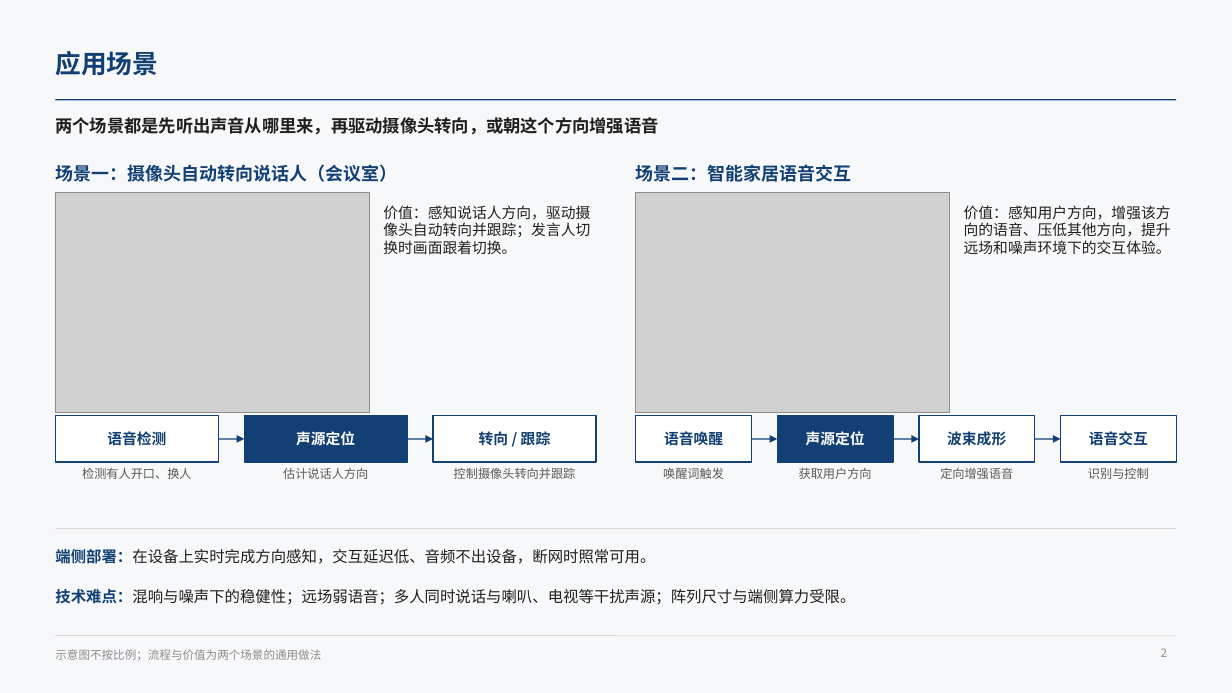
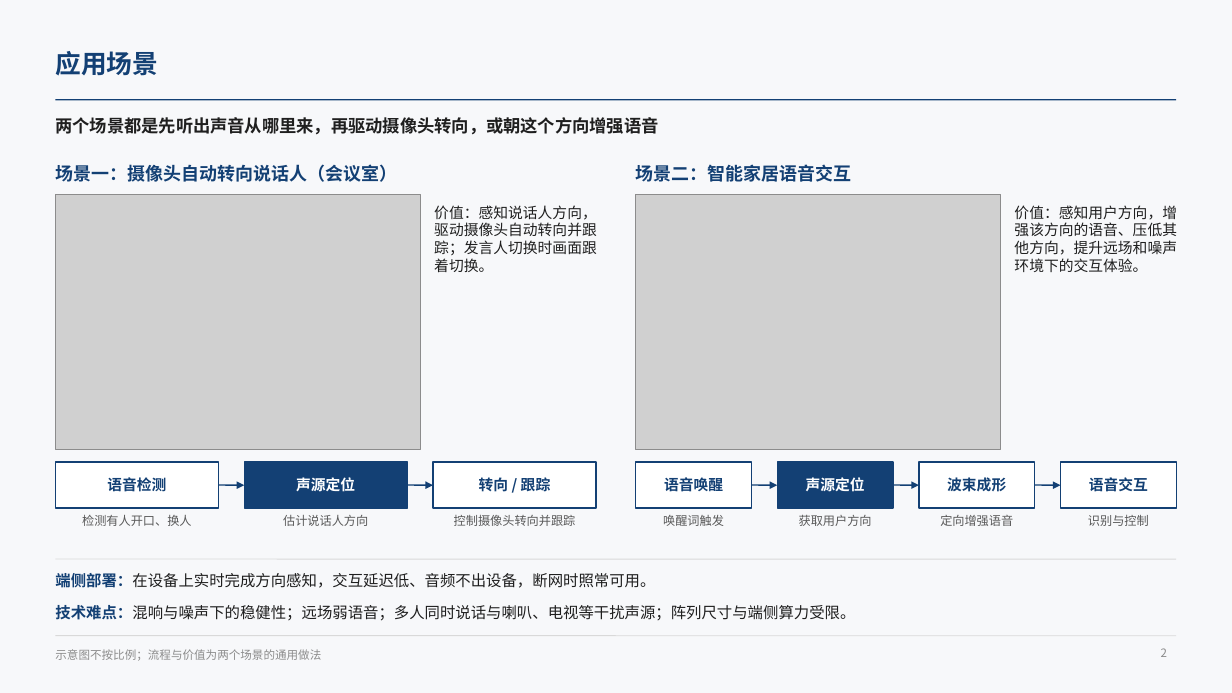
Before and after one commit to ZeroFoxxi/ssl-scene1, a slide deck: slide 2 of 01_场景一_摄像头声源定位/技术总结/声源定位与波束成形技术总结.pptx. Drawn at 1232x693 pixels with LibreOffice and Linux fonts; fonts in the diff are those of the drawing; grey boxes stand for pictures. Boxes give left, top, right and bottom in pixels: in the first picture for what was removed or moved away, otherwise in the second. Text is boxed around its words. In the diff, an @@ line names an element or a change of style, - is before the commit and + after.

```diff
--- a/01_场景一_摄像头声源定位/技术总结/声源定位与波束成形技术总结.pptx
+++ b/01_场景一_摄像头声源定位/技术总结/声源定位与波束成形技术总结.pptx
@@ picture: place and size @@
-picture at <box>55,192,370,412</box>
+picture at <box>55,194,421,450</box>
@@ text "价值：感知说话人方向，驱动摄像头自动转向并跟踪；发言人切换时画面跟着切换。" rewrapped from <box>383,205,590,255</box> to <box>434,205,597,273</box> @@
@@ picture: place and size @@
-picture at <box>636,192,950,412</box>
+picture at <box>636,194,1001,450</box>
@@ text "价值：感知用户方向，增强该方向的语音、压低其他方向，提升远场和噪声环境下的交互体验。" rewrapped from <box>964,205,1171,255</box> to <box>1014,205,1177,272</box> @@
@@ 14 texts, 7 rectangles, 5 arrows: place and size @@
-14 texts, 7 rectangles, 5 arrows at <box>55,416,1177,479</box>
+14 texts, 7 rectangles, 5 arrows at <box>55,462,1177,526</box>
@@ text "端侧部署：在设备上实时完成方向感知，交互延迟低、音频不出设备，断网时照常可用。": place and size @@
-text "端侧部署：在设备上实时完成方向感知，交互延迟低、音频不出设备，断网时照常可用。" at <box>55,549,655,564</box>
+text "端侧部署：在设备上实时完成方向感知，交互延迟低、音频不出设备，断网时照常可用。" at <box>55,573,655,588</box>
@@ line moved from (55, 529) - (1177, 529) to (55, 559) - (1177, 559) @@
@@ text "技术难点：混响与噪声下的稳健性；远场弱语音；多人同时说话与喇叭、电视等干扰声源；阵列尺寸与端侧算力受限。": place and size @@
-text "技术难点：混响与噪声下的稳健性；远场弱语音；多人同时说话与喇叭、电视等干扰声源；阵列尺寸与端侧算力受限。" at <box>55,589,855,605</box>
+text "技术难点：混响与噪声下的稳健性；远场弱语音；多人同时说话与喇叭、电视等干扰声源；阵列尺寸与端侧算力受限。" at <box>55,605,855,621</box>
```
Also in this commit, not shown: 14 other files.
